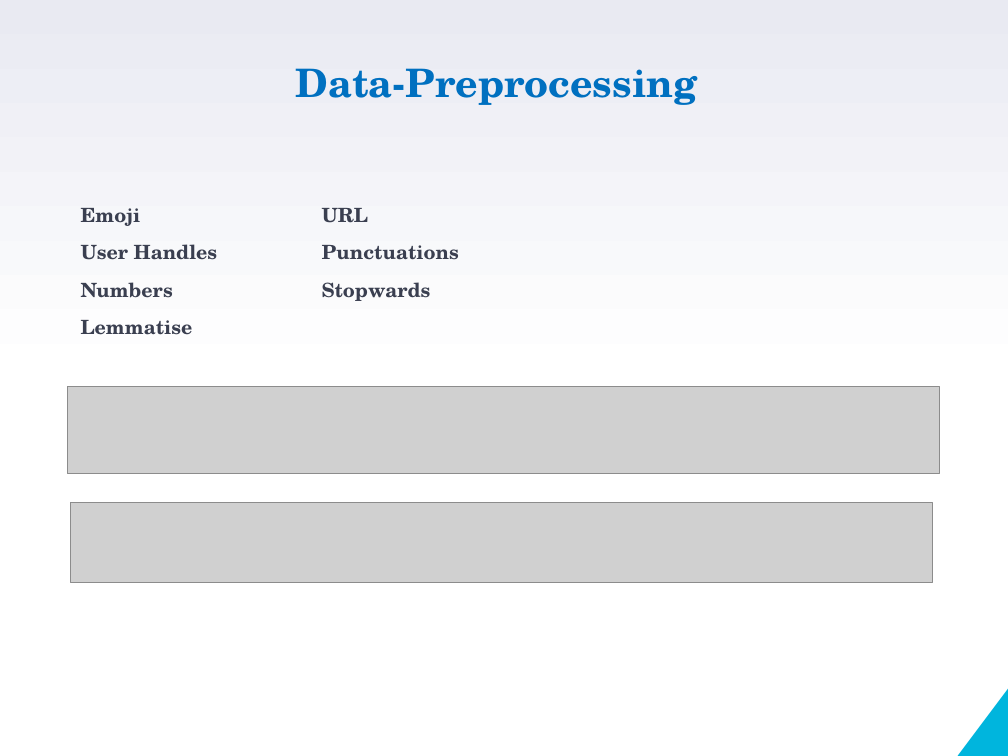
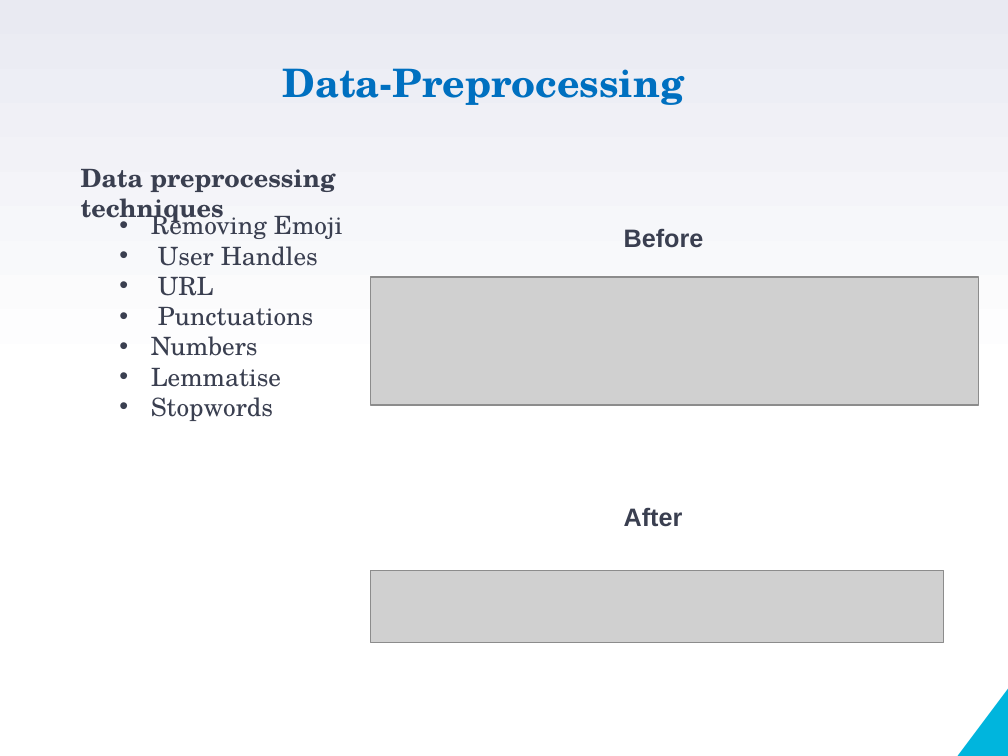
Before and after one commit to VarunBohara/Mini-Project-Documents, a slide deck: slide 8 of Review2_ppt.pptm. Drawn at 1008x756 pixels with LibreOffice and Linux fonts; fonts in the diff are those of the drawing; grey boxes stand for pictures. Boxes give left, top, right and bottom in pixels: in the first picture for what was removed or moved away, otherwise in the second. Text is boxed around its words. In the diff, an @@ line names an element or a change of style, - is before the commit and + after.

```diff
--- a/Review2_ppt.pptm
+++ b/Review2_ppt.pptm
@@ text "Data-Preprocessing" moved from (x1=296, y1=68, x2=698, y2=105) to (x1=283, y1=68, x2=685, y2=105) @@
@@ text added at (x1=81, y1=169, x2=335, y2=226), 18 pt, text #3A3F50, bold @@
+Data preprocessing techniques
@@ text "Removing Emoji" moved from (x1=81, y1=208, x2=459, y2=335) to (x1=151, y1=209, x2=343, y2=421) @@
@@ text at (x1=151, y1=209, x2=343, y2=356): text changed; size 14 to 18 pt; bold off @@
-Emoji URL
-User Handles Punctuations
-Numbers Stopwards
+• Removing Emoji
+• User Handles
+• URL
+• Punctuations
+• Numbers
@@ text added at (x1=624, y1=229, x2=704, y2=248), 18 pt, text #3A3F50, bold @@
+Before
@@ picture resized from (x1=68, y1=387, x2=939, y2=474) to (x1=371, y1=277, x2=980, y2=405) @@
@@ text at (x1=151, y1=368, x2=281, y2=387): size 14 to 18 pt, bold off in "Lemmatise"; bullet none to •; line spacing 0.8 to 1 @@
@@ text at (x1=151, y1=397, x2=273, y2=421): paragraph added @@
+• Stopwords
@@ text added at (x1=624, y1=507, x2=683, y2=527), 18 pt, text #3A3F50, bold @@
+After
@@ picture resized from (x1=71, y1=503, x2=932, y2=583) to (x1=371, y1=571, x2=944, y2=643) @@
```
